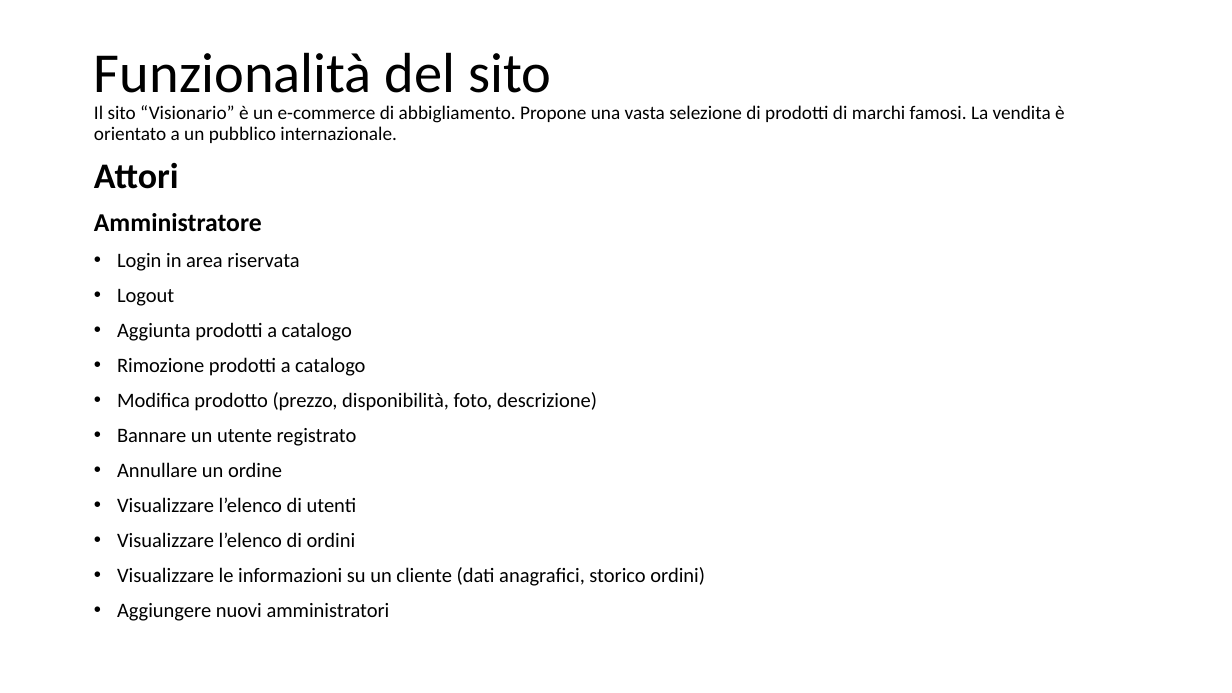
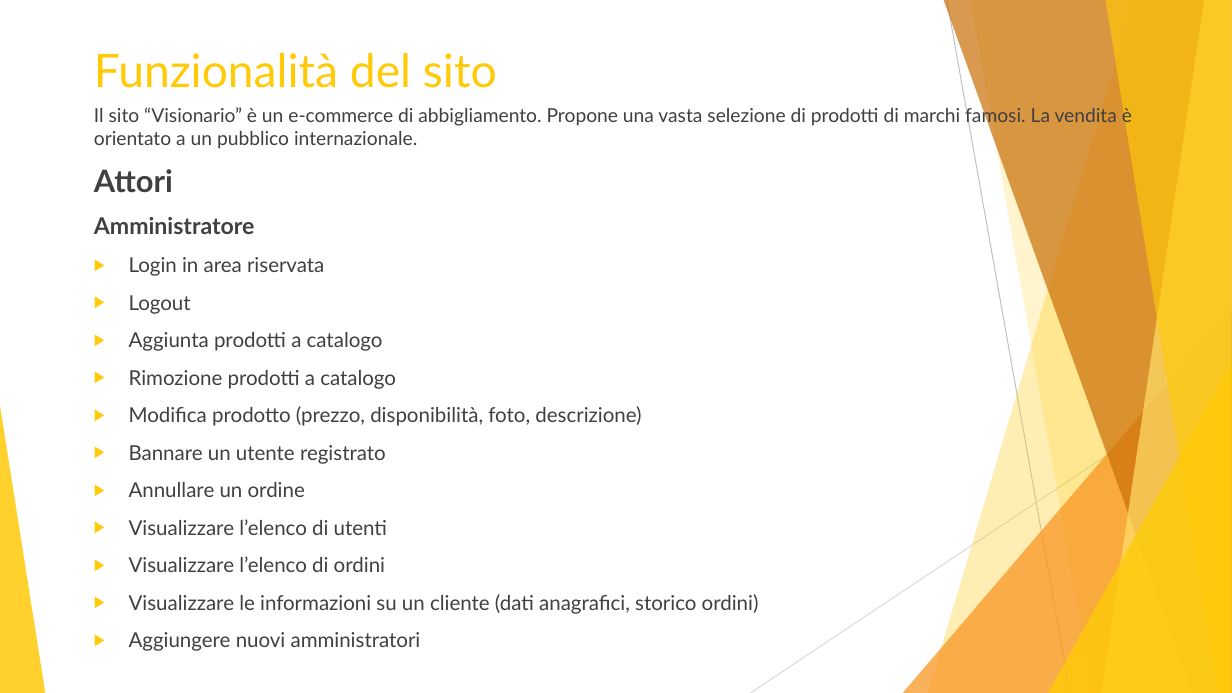
Before and after one commit to aymen94/visionario, a slide deck: slide 2 of documentation/it/Presentazione.pptx. Drawn at 1232x693 pixels with LibreOffice and Linux fonts; fonts in the diff are those of the drawing. Boxes give left, top, right and bottom in pixels: in the first picture for what was removed or moved away, otherwise in the second. Text is boxed around its words. In the diff, an @@ line names an element or a change of style, - is before the commit and + after.

```diff
--- a/documentation/it/Presentazione.pptx
+++ b/documentation/it/Presentazione.pptx
@@ title "Funzionalità del sito" at bbox=[94, 53, 497, 88]: size 44 to 36 pt, font Calibri to Lato, text colour #000000 to #FFCA08; line spacing 0.9 to 1; vertical alignment middle to top @@
@@ text "Il sito “Visionario” è un ..." at bbox=[94, 105, 1132, 651]: font Calibri to Lato, text colour #000000 to #404040; size 28 to 24 pt in "Attori"; size 20 to 18 pt in "Amministratore"; line spacing 0.9 to 1; bullet • to ▶ @@
@@ group added at bbox=[0, 0, 1232, 693]: 5 freeform shapes, 3 triangles, 2 lines @@
```
Also in this commit, not shown: 5 other slides changed, 3 slides added, 1 slide removed, 1 other file.
